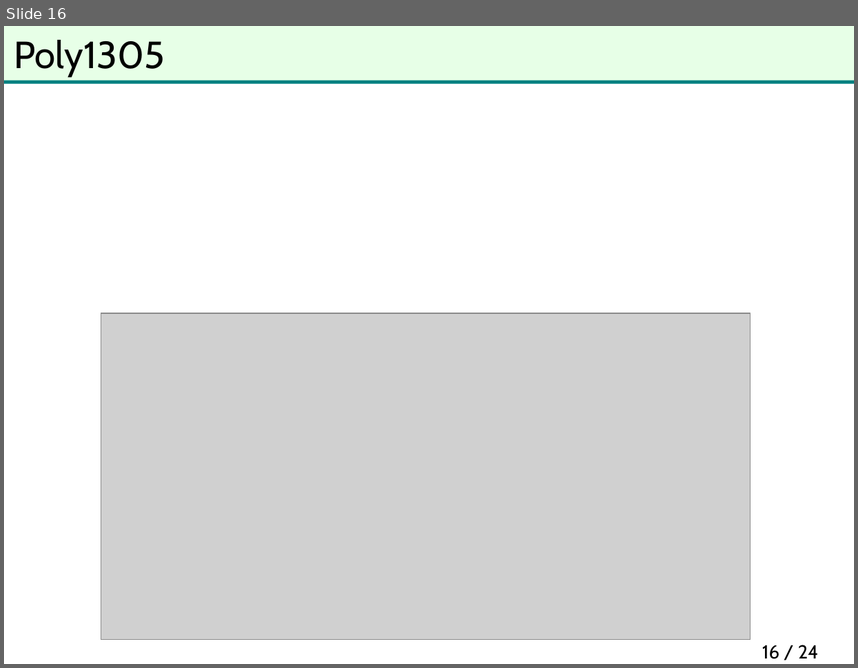
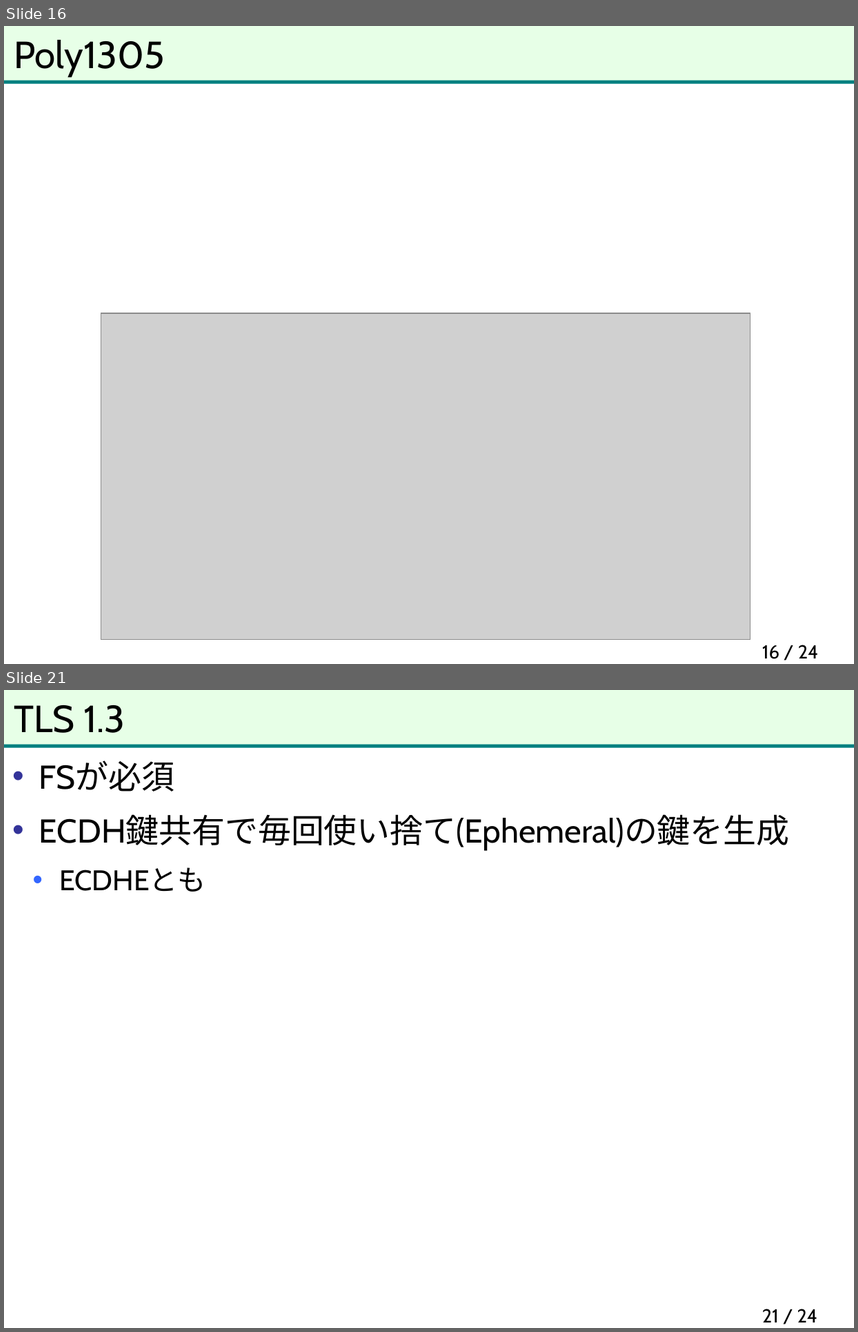
Before and after one commit to herumi/anninbon, a slide deck: lec/anninbon9.pptx. Shown one above the other, each under a label of ours: slide 16 before the commit, slides 16 and 21 after it; the slides between them are not shown. The pictures are 858x668 and 858x1332 pixels, drawn with LibreOffice and Linux fonts; fonts in the diff are those of the drawing; grey boxes stand for pictures; background and template pictures are left out. Boxes give left, top, right and bottom in pixels: in the first picture for what was removed or moved away, otherwise in the second. Text is boxed around its words. In the diff, an @@ line names an element or a change of style, - is before the commit and + after.

```diff
--- a/lec/anninbon9.pptx
+++ b/lec/anninbon9.pptx
@@ slide 21 added at [4, 690, 854, 1328], background #FFFFFF; not listed: 2 template elements that a slide beside it also shows @@
@@ title added at [14, 705, 125, 733], 32 pt, text #000000 @@
+TLS 1.3
@@ text added at [39, 760, 790, 891], 28 pt, text #000000 @@
+• FSが必須
+• ECDH鍵共有で毎回使い捨て(Ephemeral)の鍵を生成
+  • ECDHEとも
@@ page number added at [762, 1308, 818, 1322], 16 pt, text #000000 @@
+21 / 24
```
Also in this commit, not shown: 14 other slides added.
